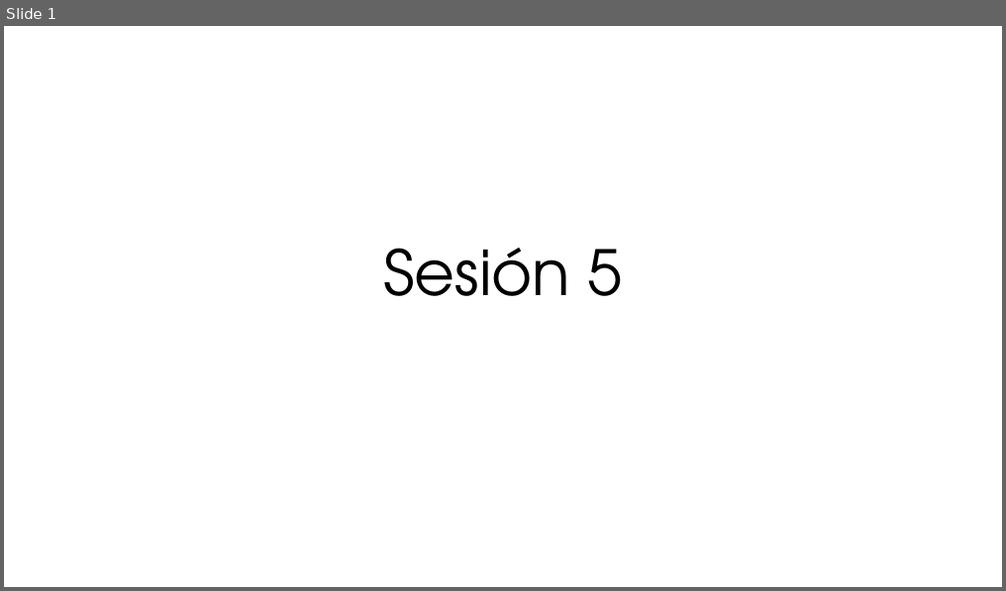
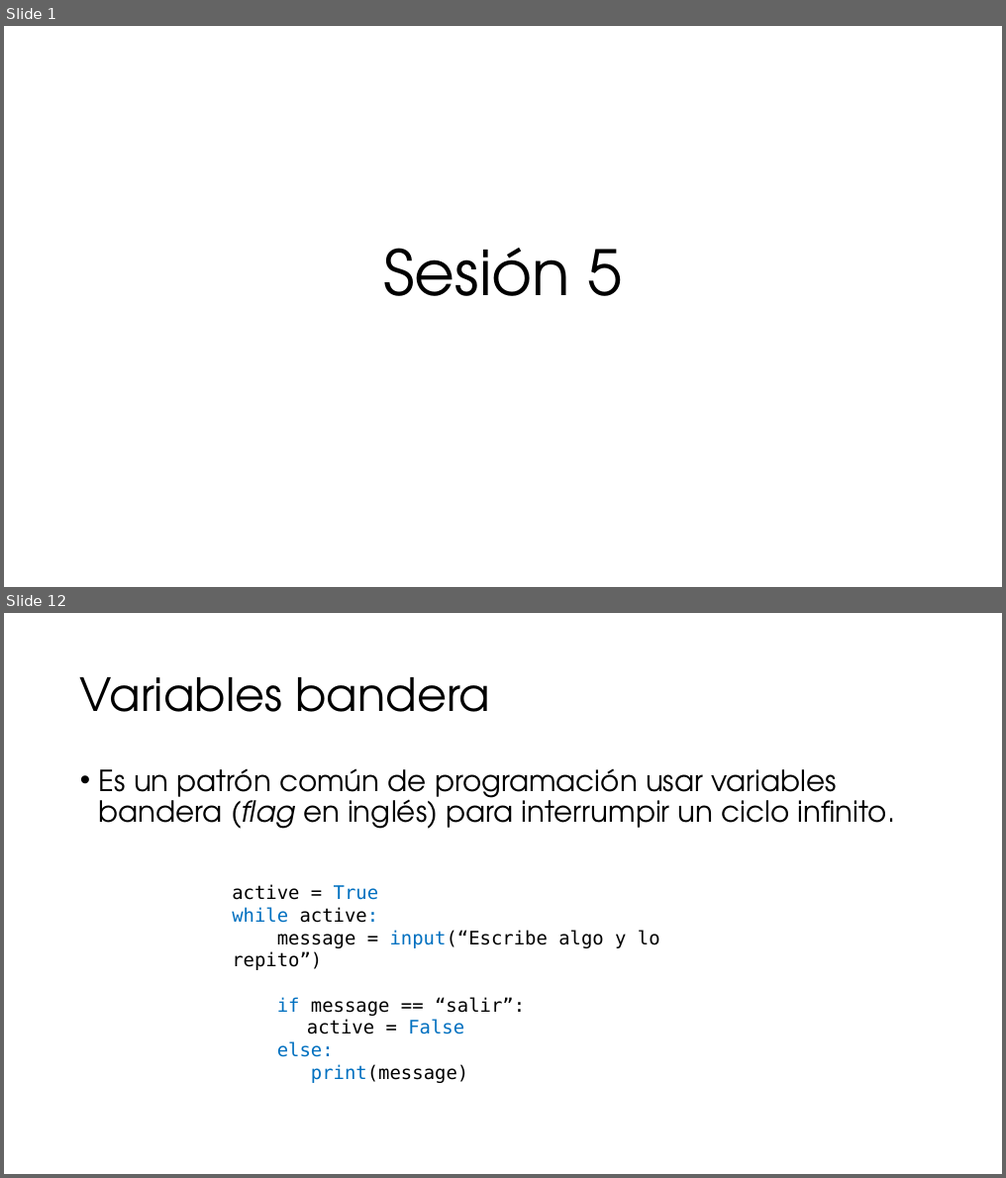
Before and after one commit to ccaballeroh/IntroPython, a slide deck: slides/Programación con Python05.pptx. Shown one above the other, each under a label of ours: slide 1 before the commit, slides 1 and 12 after it; the slides between them are not shown. The pictures are 1006x591 and 1006x1178 pixels, drawn with LibreOffice and Linux fonts; fonts in the diff are those of the drawing. Boxes give left, top, right and bottom in pixels: in the first picture for what was removed or moved away, otherwise in the second. Text is boxed around its words. In the diff, an @@ line names an element or a change of style, - is before the commit and + after.

```diff
--- a/slides/Programación con Python05.pptx
+++ b/slides/Programación con Python05.pptx
@@ slide 12 added at [4,613,1002,1174], background #FFFFFF @@
@@ title added at [80,677,490,712], 44 pt, text #000000 @@
+Variables bandera
@@ text added at [99,768,895,829], 28 pt, text #000000 @@
+• Es un patrón común de programación usar variables bandera (flag en inglés) para interrumpir un ciclo infinito.
@@ text added at [232,884,660,1083], 18 pt, text #000000 @@
+active = True
+while active:
+message = input(“Escribe algo y lo repito”)
+if message == “salir”:
+active = False
+else:
+print(message)
```
Also in this commit, not shown: 1 slide changed, 11 other slides added, 1 slide removed.
